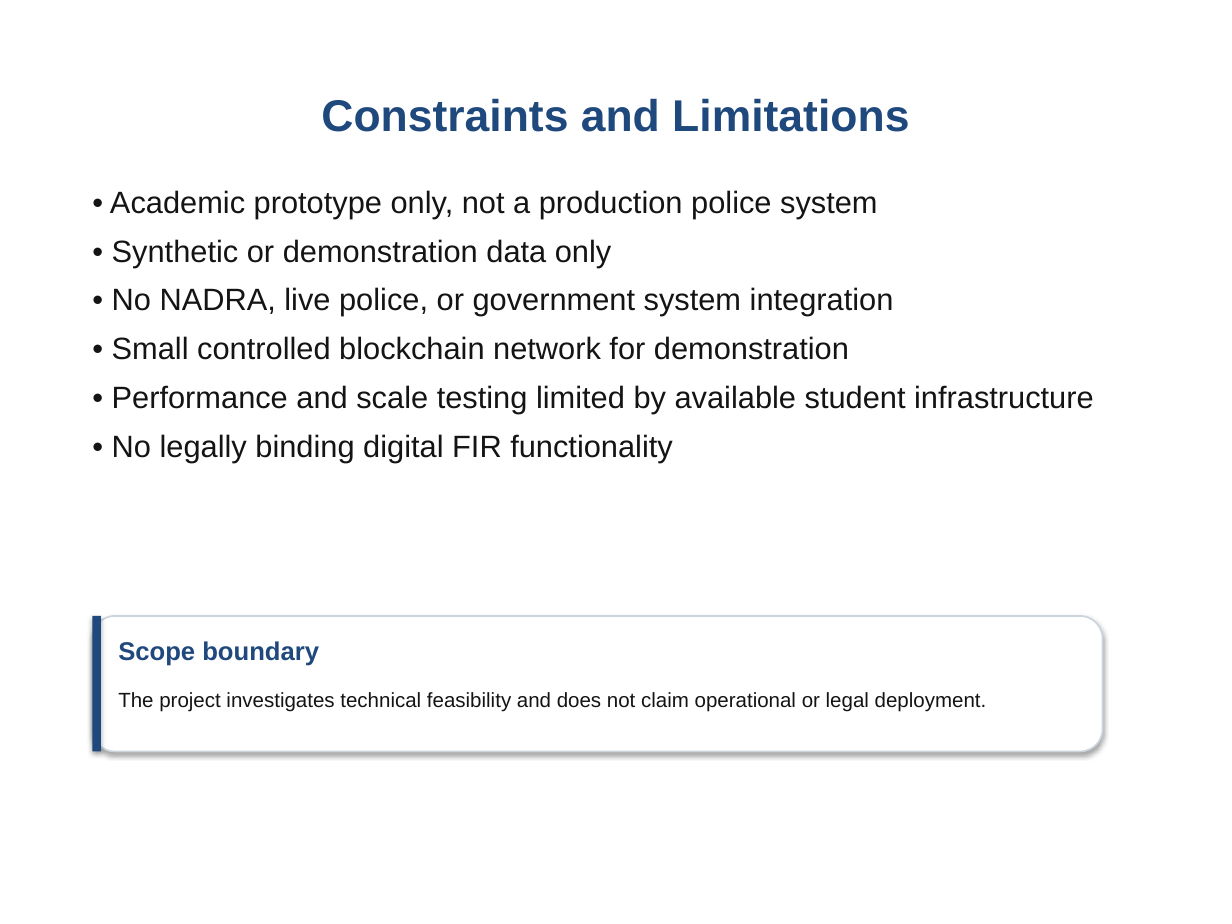
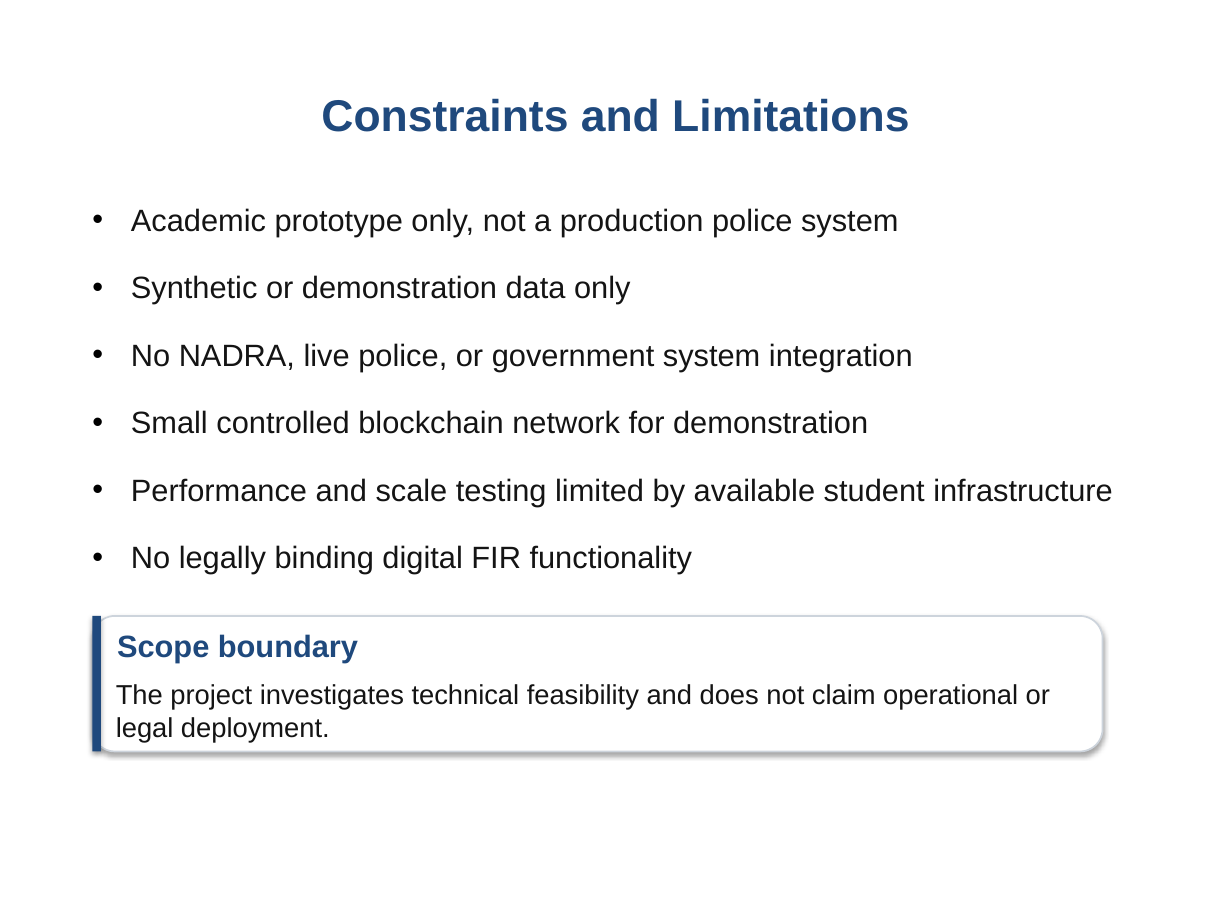
Before and after one commit to Sharaiz333/FYPBSCS_Digital-FIR-blockchain_2026, a slide deck: slide 21 of Final_Digital_FIR_Final_FYP_Presentation.pptx (slide 20 before the commit). Drawn at 1232x924 pixels with LibreOffice and Linux fonts; fonts in the diff are those of the drawing; background and template pictures are left out. Boxes give left, top, right and bottom in pixels: in the first picture for what was removed or moved away, otherwise in the second. Text is boxed around its words. In the diff, an @@ line names an element or a change of style, - is before the commit and + after.

```diff
--- a/Final_Digital_FIR_Final_FYP_Presentation.pptx
+++ b/Final_Digital_FIR_Final_FYP_Presentation.pptx
@@ text at (x1=131, y1=208, x2=1113, y2=574): text changed @@
-• Academic prototype only, not a production police system
-• Synthetic or demonstration data only
-• No NADRA, live police, or government system integration
-• Small controlled blockchain network for demonstration
-• Performance and scale testing limited by available student infrastructure
-• No legally binding digital FIR functionality
+• Academic prototype only, not a production police system
+• Synthetic or demonstration data only
+• No NADRA, live police, or government system integration
+• Small controlled blockchain network for demonstration
+• Performance and scale testing limited by available student infrastructure
+• No legally binding digital FIR functionality
@@ text "Scope boundary" moved from (x1=118, y1=641, x2=319, y2=666) to (x1=117, y1=634, x2=358, y2=663) @@
@@ text "Scope boundary" at (x1=117, y1=634, x2=358, y2=663): size 15 to 18 pt @@
@@ text "The project investigates technical feasibility ..." moved from (x1=118, y1=692, x2=987, y2=712) to (x1=116, y1=684, x2=1050, y2=743) @@
@@ text "The project investigates technical feasibility ..." at (x1=116, y1=684, x2=1050, y2=743): size 12 to 16 pt @@
```
Also in this commit, not shown: 13 other slides changed, 1 slide added, 3 other files.
